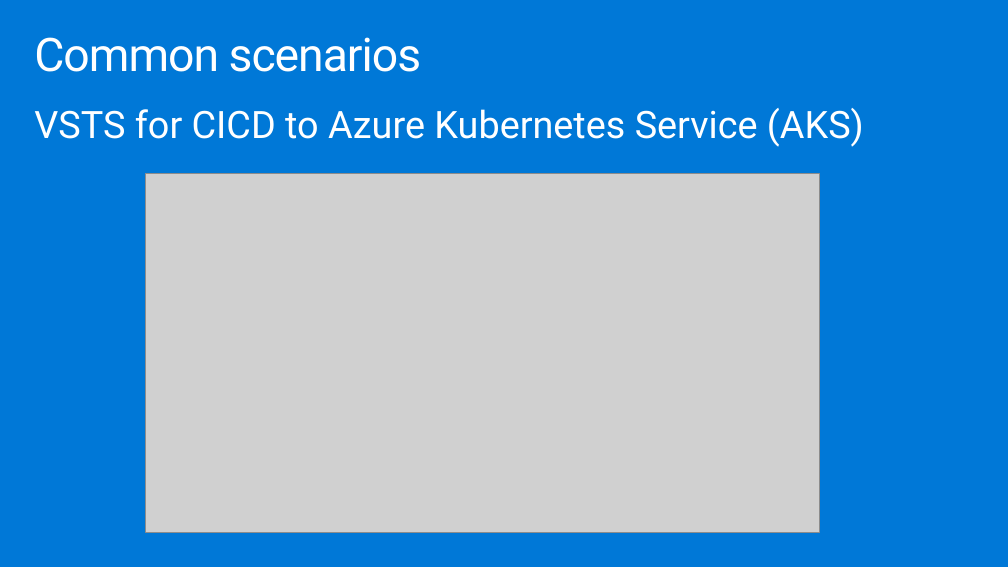
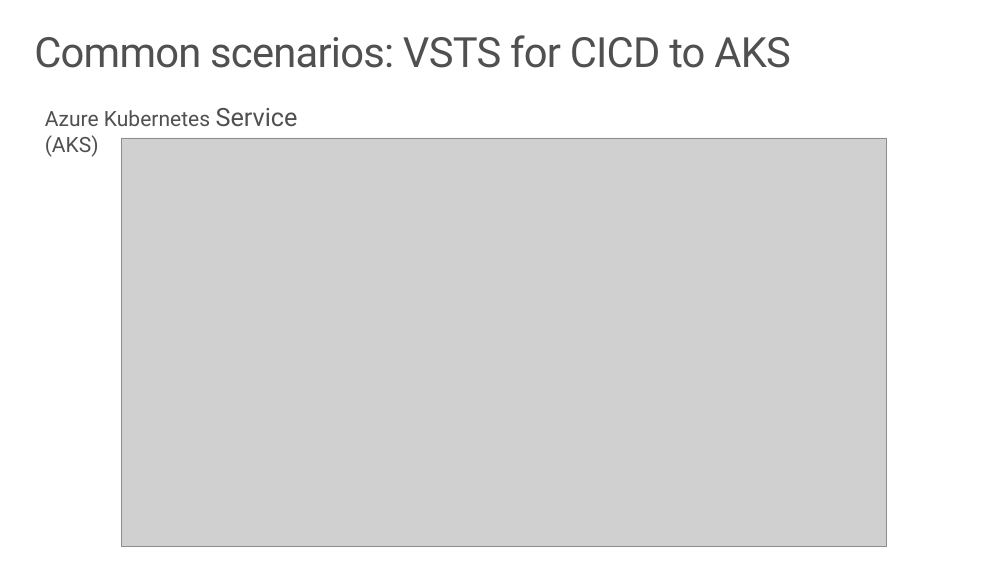
Before and after one commit to solliancenet/ica-wbs, a slide deck: slide 9 of Financial service modernization workshop/technology-overview-deck.pptx (slide 10 before the commit). Drawn at 1008x567 pixels with LibreOffice and Linux fonts; fonts in the diff are those of the drawing; grey boxes stand for pictures. Boxes give left, top, right and bottom in pixels: in the first picture for what was removed or moved away, otherwise in the second. Text is boxed around its words. In the diff, an @@ line names an element or a change of style, - is before the commit and + after.

```diff
--- a/Financial service modernization workshop/technology-overview-deck.pptx
+++ b/Financial service modernization workshop/technology-overview-deck.pptx
@@ background #0078D7 to #FFFFFF @@
@@ title at [34,35,791,68]: text changed; size 44.1 to 39.7 pt; text colour #FFFFFF to #505050 @@
-Common scenarios
+Common scenarios: VSTS for CICD to AKS
@@ text removed at [34,108,864,147] @@
-VSTS for CICD to Azure Kubernetes Service (AKS)
@@ text added at [45,108,298,157], 20 pt, text #505050 @@
+Azure Kubernetes Service (AKS)
@@ picture: place and size @@
-picture at [146,173,820,532]
+picture at [121,138,887,547]
```
Also in this commit, not shown: 9 other slides changed, 2 slides added, 3 slides removed, 4 other files.
